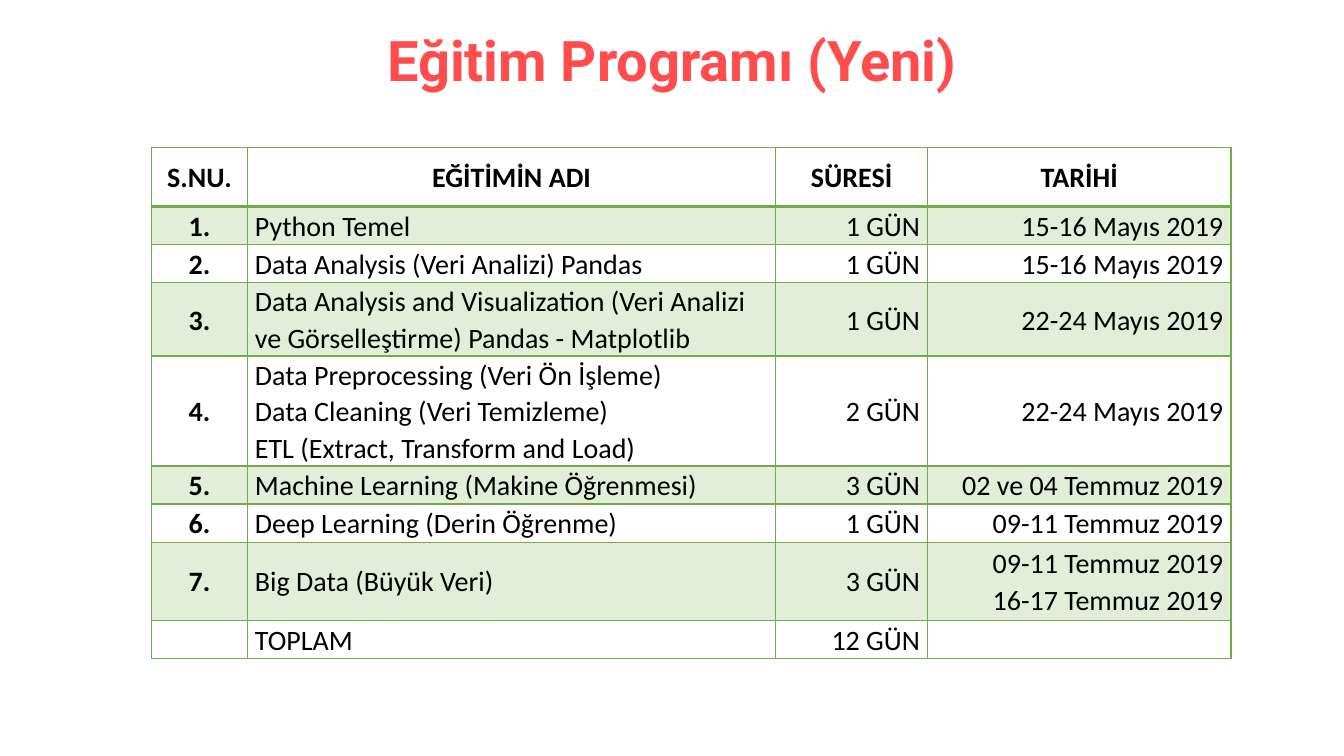
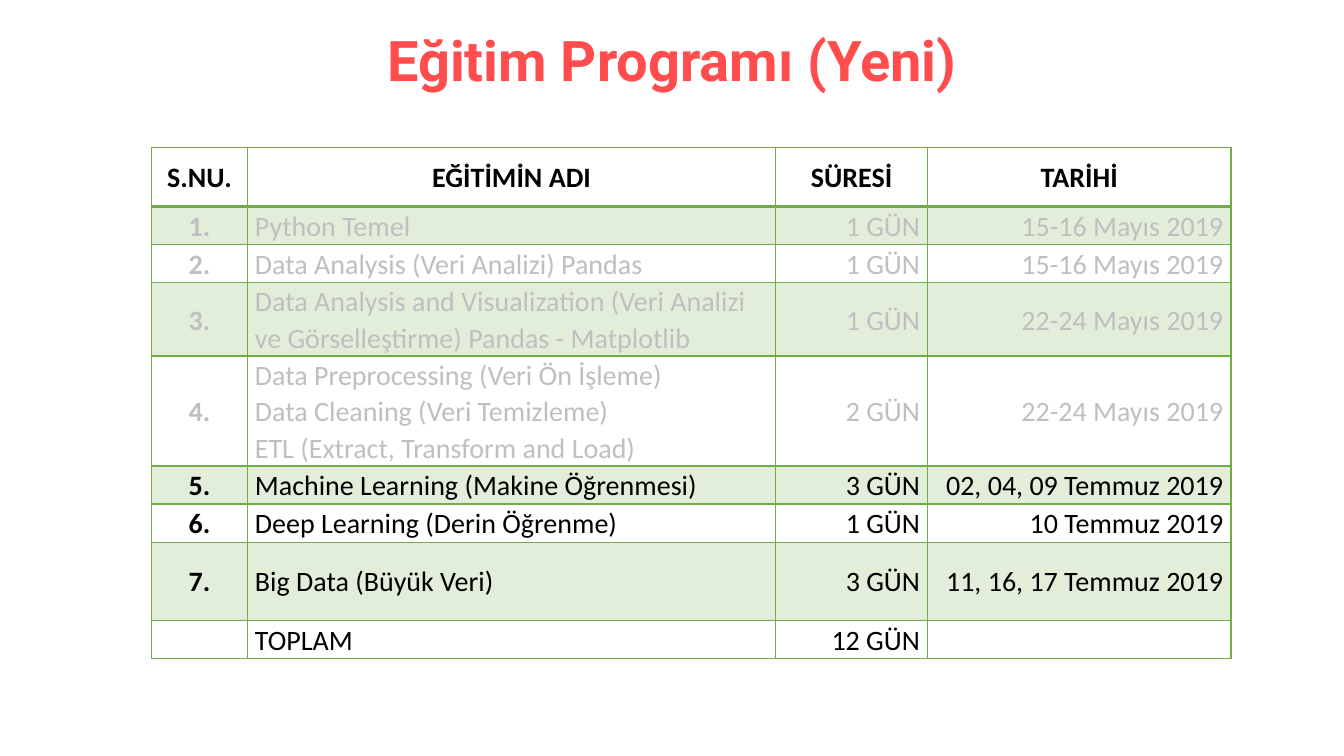
Before and after one commit to erkansirin78/preprocessing-analysis-ml-dl-big-data, a slide deck: slide 6 of acilis_sunumu.pptx. Drawn at 1344x756 pixels with LibreOffice and Linux fonts; fonts in the diff are those of the drawing. Boxes give left, top, right and bottom in pixels: in the first picture for what was removed or moved away, otherwise in the second. Text is boxed around its words. In the diff, an @@ line names an element or a change of style, - is before the commit and + after.

```diff
--- a/acilis_sunumu.pptx
+++ b/acilis_sunumu.pptx
@@ table at box(152, 147, 1232, 655) @@
-row 6, column 4: 02 ve 04 Temmuz 2019
+row 6, column 4: 02, 04, 09 Temmuz 2019
-row 7, column 4: 09-11 Temmuz 2019
+row 7, column 4: 10 Temmuz 2019
-row 8, column 4: 09-11 Temmuz 2019 / 16-17 Temmuz 2019
+row 8, column 4: 11, 16, 17 Temmuz 2019
@@ text colour #000000 to #BFBFBF in "1.", "Python Temel", "1 GÜN", "15-16 Mayıs 2019" and 14 more places @@
```
Also in this commit, not shown: 1 other slide changed, 1 other file.
